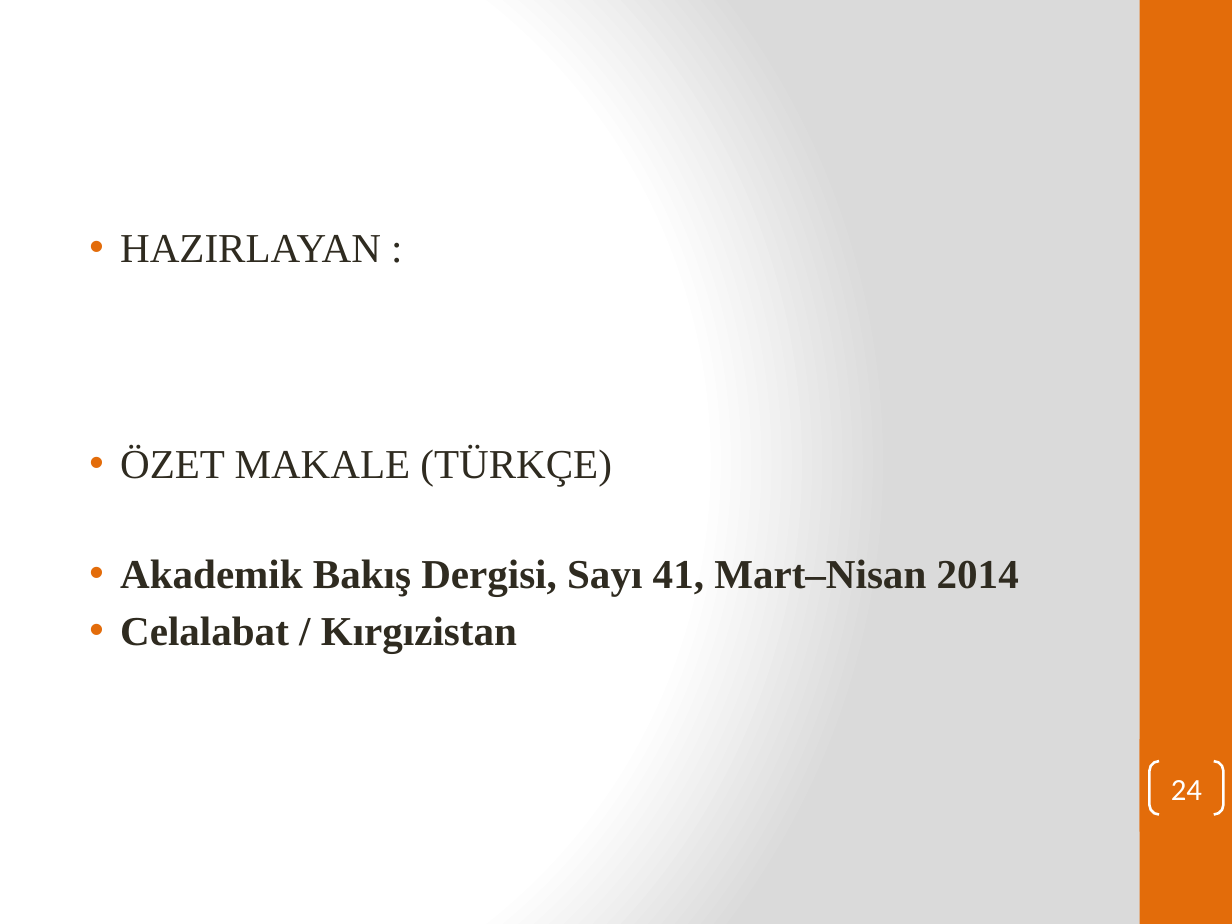
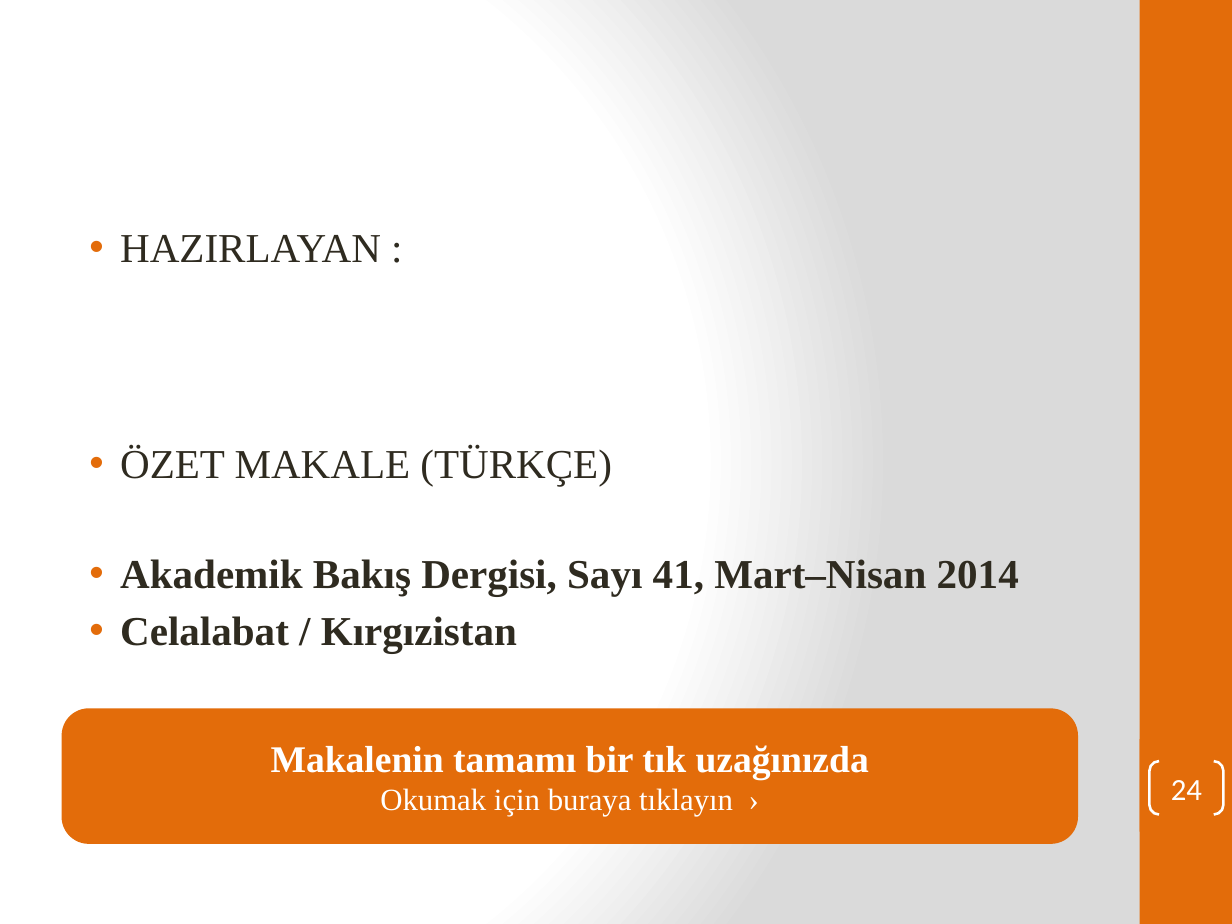
Before and after one commit to edipsahin20-tech/sahinerp, a slide deck: slide 24 of Makale1_Gorsel_Sunum.pptx. Drawn at 1232x924 pixels with LibreOffice and Linux fonts; fonts in the diff are those of the drawing. Boxes give left, top, right and bottom in pixels: in the first picture for what was removed or moved away, otherwise in the second. Text is boxed around its words. In the diff, an @@ line names an element or a change of style, - is before the commit and + after.

```diff
--- a/Makale1_Gorsel_Sunum.pptx
+++ b/Makale1_Gorsel_Sunum.pptx
@@ rounded rectangle added at (62,708,1078,844), fill #E36C0A, 22 pt, text #FFFFFF, bold @@
+Makalenin tamamı bir tık uzağınızda
+Okumak için buraya tıklayın ›
```
